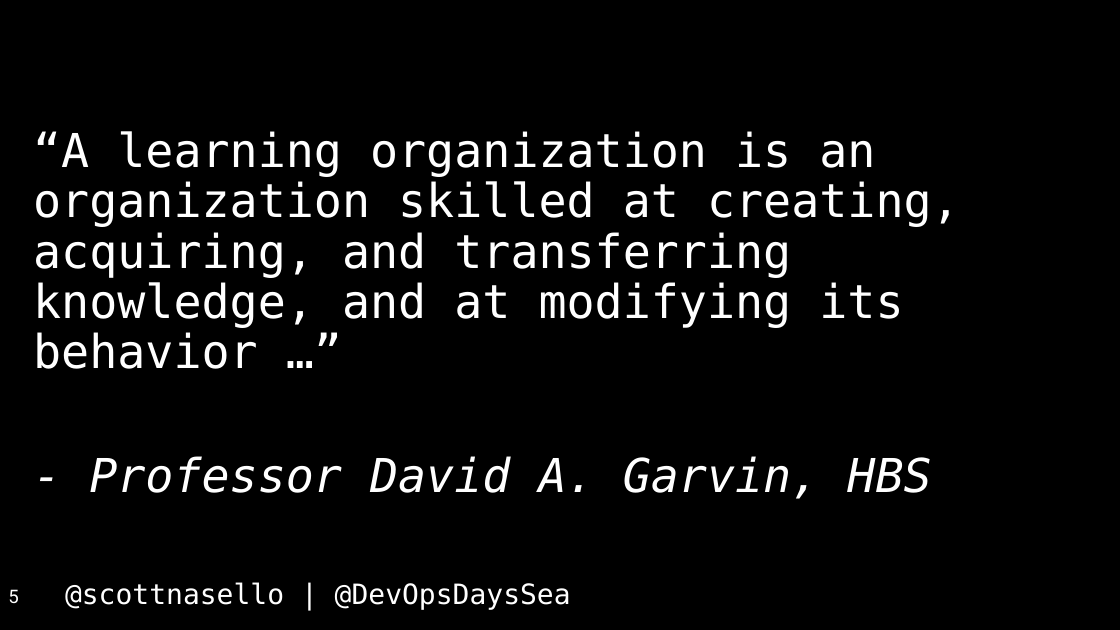
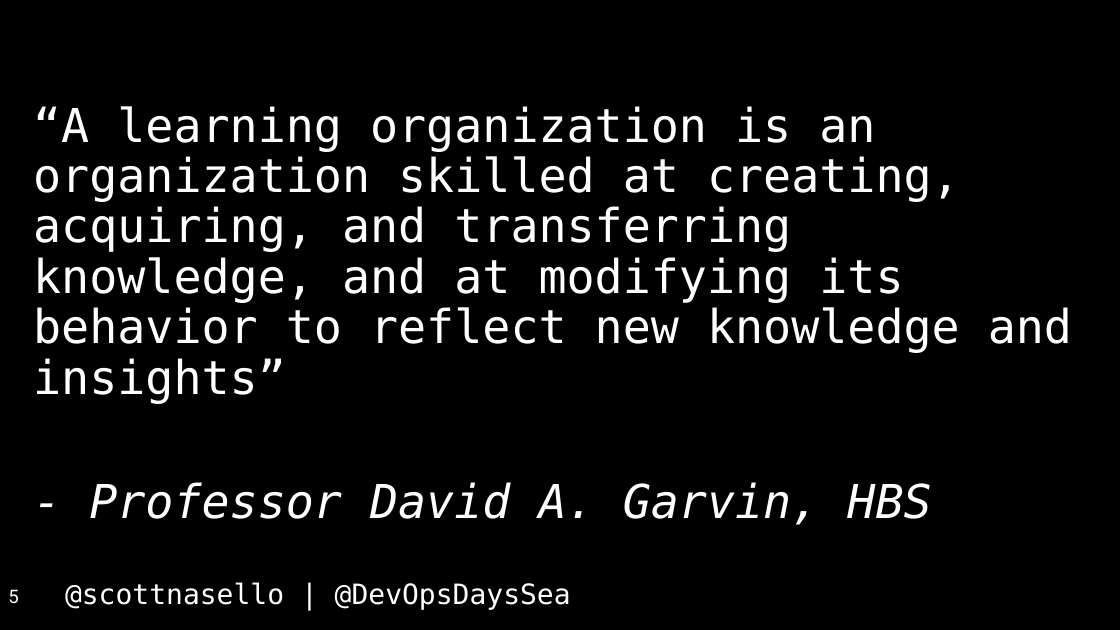
Before and after one commit to scottnasello/talks, a slide deck: slide 5 of 2017-04-26 Seattle DevOpsDays/DevOpsDays Seattle.pptx. Drawn at 1120x630 pixels with LibreOffice and Linux fonts; fonts in the diff are those of the drawing. Boxes give left, top, right and bottom in pixels: in the first picture for what was removed or moved away, otherwise in the second. Text is boxed around its words. In the diff, an @@ line names an element or a change of style, - is before the commit and + after.

```diff
--- a/2017-04-26 Seattle DevOpsDays/DevOpsDays Seattle.pptx
+++ b/2017-04-26 Seattle DevOpsDays/DevOpsDays Seattle.pptx
@@ text at (33, 106, 1072, 404): text changed @@
-“A learning organization is an organization skilled at creating, acquiring, and transferring knowledge, and at modifying its behavior …”
+“A learning organization is an organization skilled at creating, acquiring, and transferring knowledge, and at modifying its behavior to reflect new knowledge and insights”
```
Also in this commit, not shown: 8 other slides changed, 6 slides added, 1 slide removed, 1 other file.
